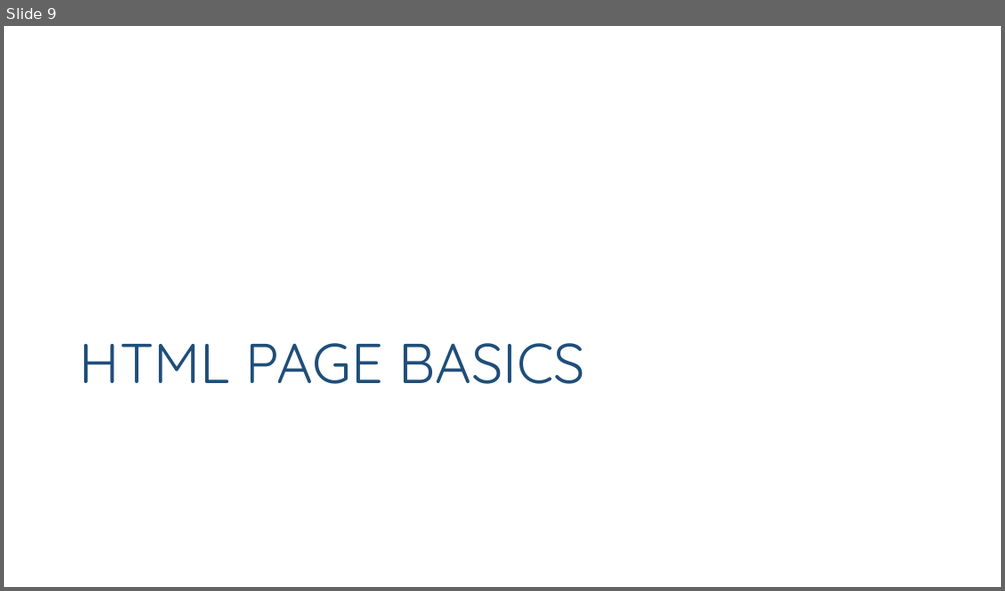
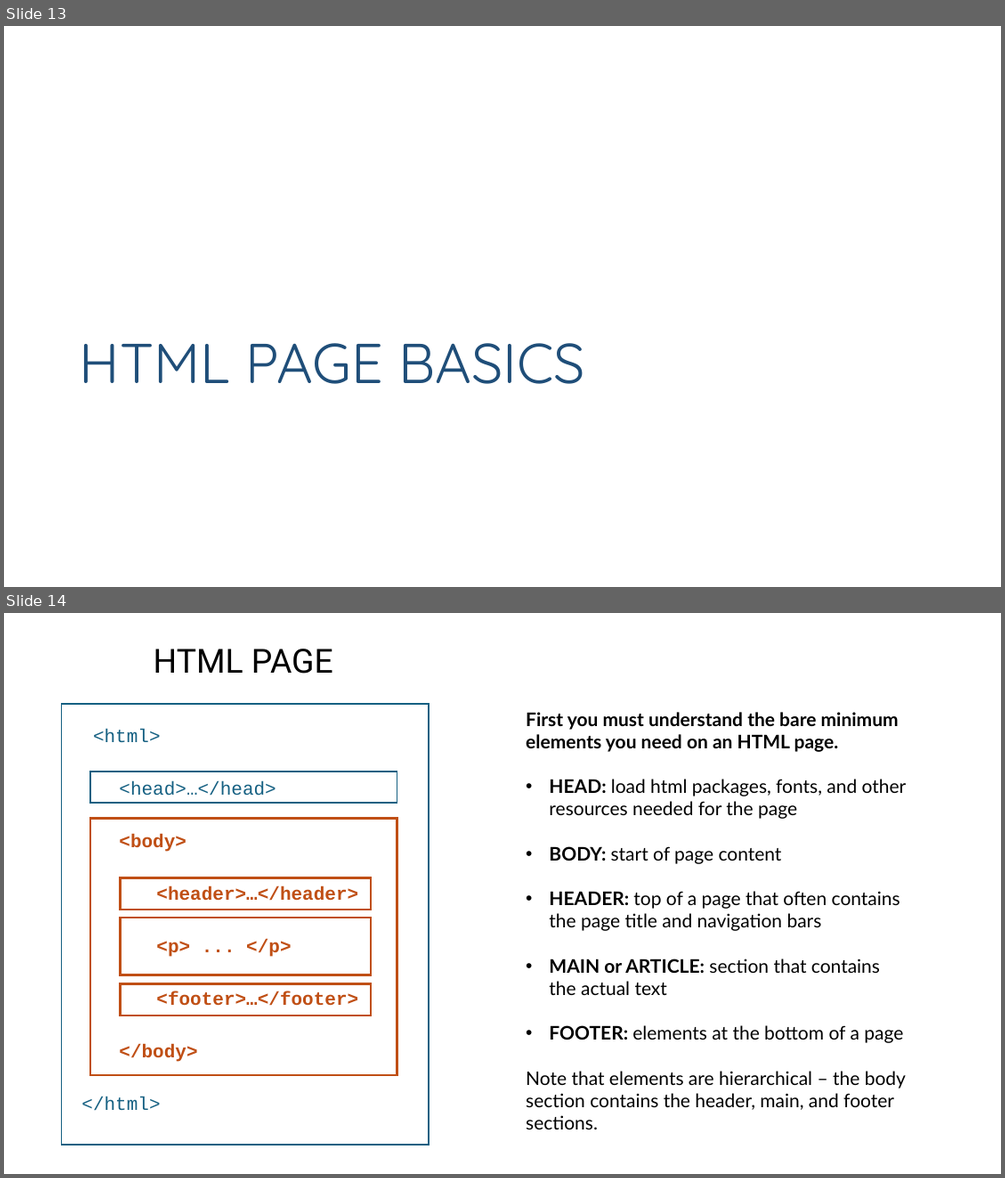
Before and after one commit to Watts-College/paf-514-template, a slide deck: lectures/github-pages.pptx. Shown one above the other, each under a label of ours: slide 9 before the commit, slides 13 and 14 after it. The pictures are 1005x591 and 1005x1178 pixels, drawn with LibreOffice and Linux fonts; fonts in the diff are those of the drawing. Boxes give left, top, right and bottom in pixels: in the first picture for what was removed or moved away, otherwise in the second. Text is boxed around its words. In the diff, an @@ line names an element or a change of style, - is before the commit and + after.

Commit message:
update lecture on html

```diff
--- a/lectures/github-pages.pptx
+++ b/lectures/github-pages.pptx
@@ slide 14 added at [4, 613, 1001, 1174], background #FFFFFF @@
@@ text added at [154, 649, 333, 674], 32 pt, text #000000 @@
+HTML PAGE
@@ text added at [526, 712, 906, 1129], 18 pt, text #000000 @@
+First you must understand the bare minimum elements you need on an HTML page.
+• HEAD: load html packages, fonts, and other resources needed for the page
+• BODY: start of page content
+• HEADER: top of a page that often contains the page title and navigation bars
+• MAIN or ARTICLE: section that contains the actual text
+• FOOTER: elements at the bottom of a page
+Note that elements are hierarchical – the body section contains the header, main, and footer sections.
@@ group added at [62, 704, 429, 1144]: 6 rectangles, 1 text @@
+<html>
+  <head>…</head>
+  <body>
+    <header>…</header>
+    <p> ... </p>
+    <footer>…</footer>
+  </body>
+</html>
@@ what was slide 9 is now slide 13 @@
```
Also in this commit, not shown: 14 other slides added, 2 slides removed, 1 other file.
